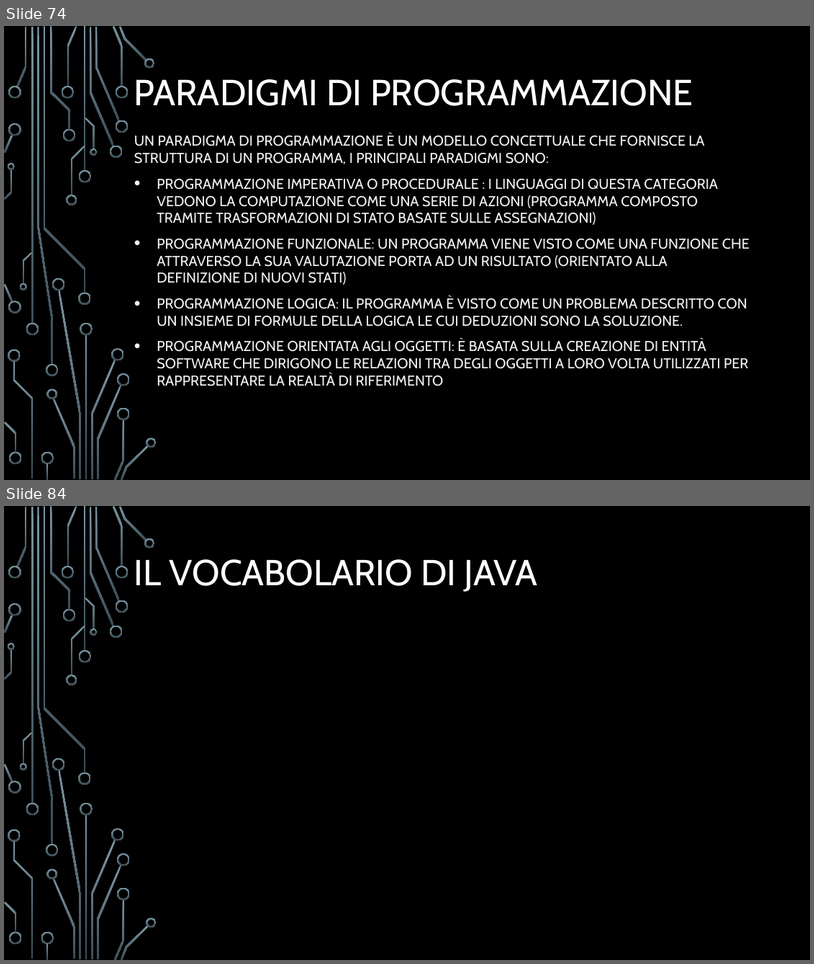
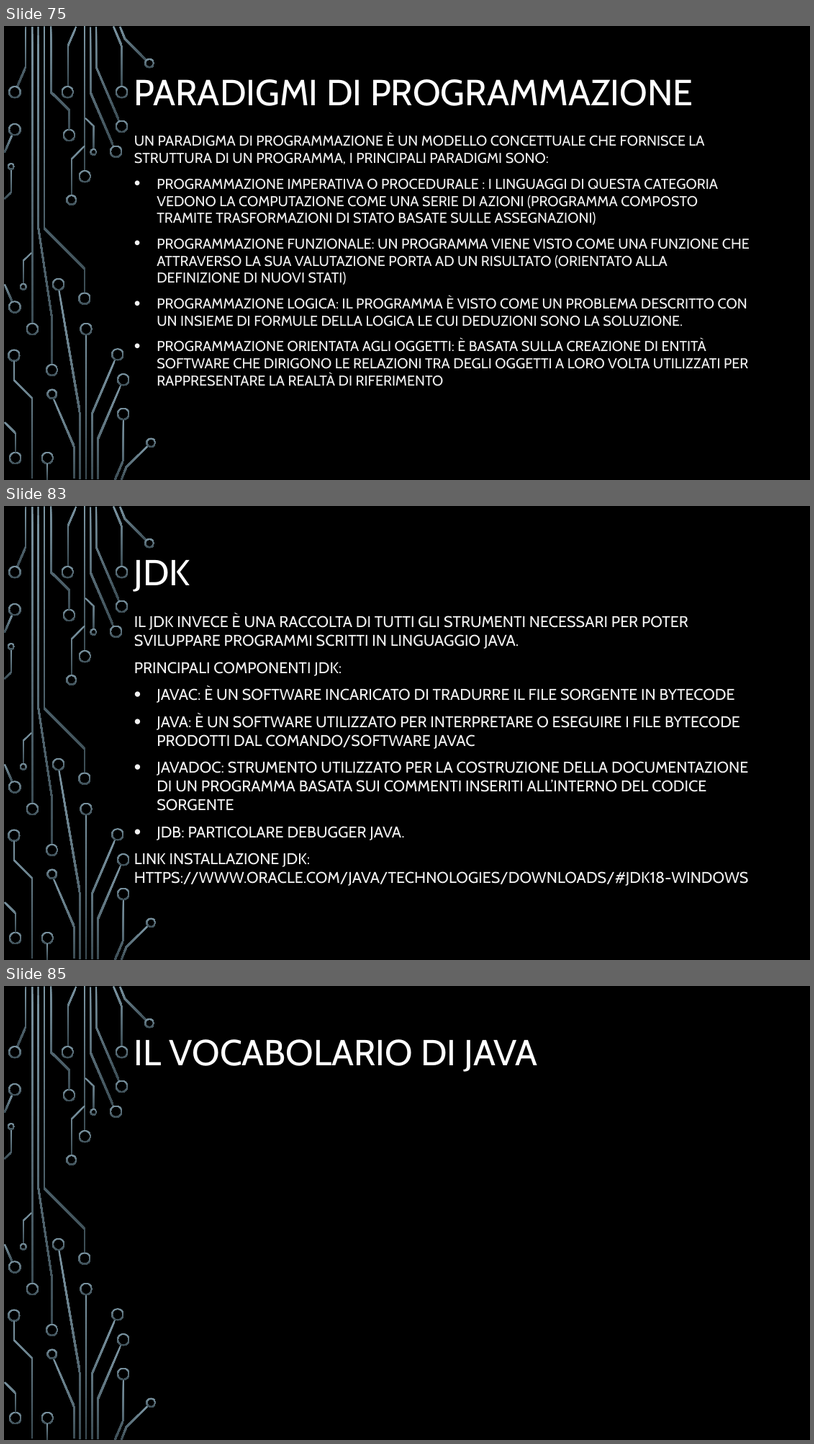
Before and after one commit to Eros-Capo/Corso-Java, a slide deck: Corso Java.pptx. Shown one above the other, each under a label of ours: slides 74 and 84 before the commit, slides 75, 83 and 85 after it; the slides between them are not shown. The pictures are 814x964 and 814x1444 pixels, drawn with LibreOffice and Linux fonts; fonts in the diff are those of the drawing; background and template pictures are left out. Boxes give left, top, right and bottom in pixels: in the first picture for what was removed or moved away, otherwise in the second. Text is boxed around its words. In the diff, an @@ line names an element or a change of style, - is before the commit and + after.

```diff
--- a/Corso Java.pptx
+++ b/Corso Java.pptx
@@ slide 83 added at <box>4,506,810,960</box>, background picture (left out); not listed: 54 template elements that a slide beside it also shows @@
@@ title added at <box>134,560,190,592</box>, 43 pt, text #FFFFFF @@
+JDK
@@ subtitle added at <box>134,614,749,885</box>, 18.5 pt, text #F2F2F2 @@
+IL JDK INVECE È UNA RACCOLTA DI TUTTI GLI STRUMENTI NECESSARI PER POTER SVILUPPARE PROGRAMMI SCRITTI IN LINGUAGGIO JAVA.
+PRINCIPALI COMPONENTI JDK:
+• JAVAC: È UN SOFTWARE INCARICATO DI TRADURRE IL FILE SORGENTE IN BYTECODE
+• JAVA: È UN SOFTWARE UTILIZZATO PER INTERPRETARE O ESEGUIRE I FILE BYTECODE PRODOTTI DAL COMANDO/SOFTWARE JAVAC
+• JAVADOC: STRUMENTO UTILIZZATO PER LA COSTRUZIONE DELLA DOCUMENTAZIONE DI UN PROGRAMMA BASATA SUI COMMENTI INSERITI ALL’INTERNO DEL CODICE SORGENTE
+• JDB: PARTICOLARE DEBUGGER JAVA.
+LINK INSTALLAZIONE JDK: HTTPS://WWW.ORACLE.COM/JAVA/TECHNOLOGIES/DOWNLOADS/#JDK18-WINDOWS
@@ what was slide 74 is now slide 75 @@
@@ what was slide 84 is now slide 85 @@
```
Also in this commit, not shown: 16 slides changed, 3 other slides added, 3 slides removed, 6 other files.
